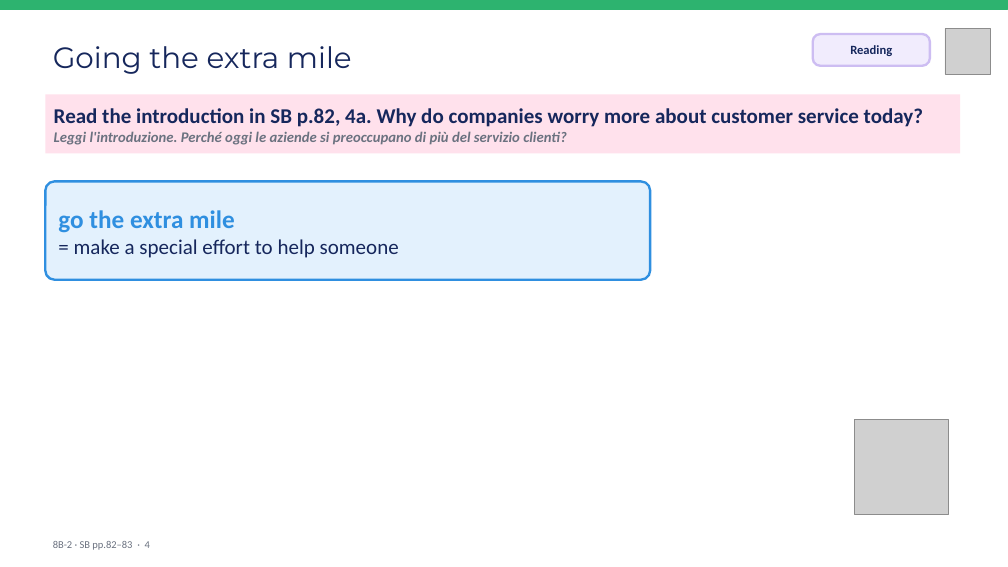
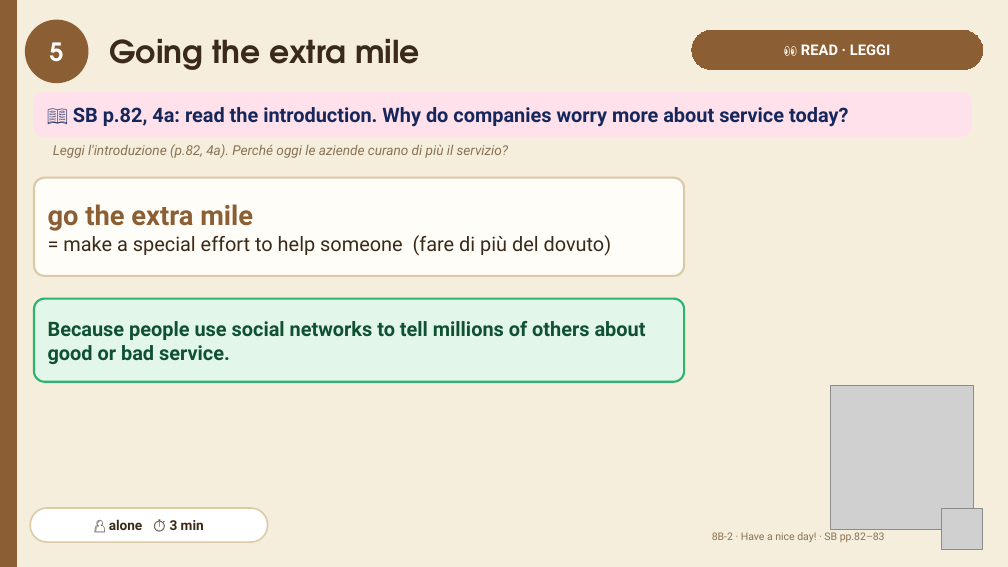
Before and after one commit to londonlanguageschool/Bagheria-, a slide deck: slide 5 of materials/B1/B1_8B-2_Have_a_nice_day.pptx (slide 4 before the commit). Drawn at 1008x567 pixels with LibreOffice and Linux fonts; fonts in the diff are those of the drawing; grey boxes stand for pictures. Boxes give left, top, right and bottom in pixels: in the first picture for what was removed or moved away, otherwise in the second. Text is boxed around its words. In the diff, an @@ line names an element or a change of style, - is before the commit and + after.

```diff
--- a/materials/B1/B1_8B-2_Have_a_nice_day.pptx
+++ b/materials/B1/B1_8B-2_Have_a_nice_day.pptx
@@ background #FFFFFF to #F5EEDD @@
@@ rectangle removed at [0,0,1008,9] @@
@@ rectangle added at [0,0,17,567], fill #8B5E34, outline #8B5E34 1 pt @@
@@ ellipse added at [26,21,87,82], fill #8B5E34, outline #8B5E34 3 pt, 24 pt, text #FFFFFF, bold @@
+5
@@ text "Going the extra mile": place and size @@
-text "Going the extra mile" at [53,46,352,74]
+text "Going the extra mile" at [109,39,420,70]
@@ text "Going the extra mile" at [109,39,420,70]: size 28 to 30 pt, font Montserrat to TeX Gyre Adventor, text colour #16275C to #3B2A1A, bold on @@
@@ rounded rectangle added at [692,30,983,70], fill #8B5E34, outline #8B5E34 0.75 pt, 14 pt, text #FFFFFF, bold @@
+👀 READ · LEGGI
@@ rounded rectangle removed at [813,34,930,66] @@
-Reading
@@ rounded rectangle "📖 SB p.82, 4a: read ...": place and size @@
-rounded rectangle "📖 SB p.82, 4a: read ..." at [45,95,960,154]
+rounded rectangle "📖 SB p.82, 4a: read ..." at [34,92,972,136]
@@ rounded rectangle "📖 SB p.82, 4a: read ..." at [34,92,972,136]: rectangle to rounded rectangle; outline none to #FFE1EC 0.75 pt @@
@@ text in rounded rectangle at [73,107,848,127]: text changed; size 20 to 19 pt; font Calibri to Roboto @@
-Read the introduction in SB p.82, 4a. Why do companies worry more about customer service today?
-Leggi l'introduzione. Perché oggi le aziende si preoccupano di più del servizio clienti?
+📖 SB p.82, 4a: read the introduction. Why do companies worry more about service today?
@@ text added at [53,144,509,158], 13 pt, text #8B7355, italic @@
+Leggi l'introduzione (p.82, 4a). Perché oggi le aziende curano di più il servizio?
@@ rounded rectangle "go the extra mile": place and size @@
-rounded rectangle "go the extra mile" at [45,181,650,280]
+rounded rectangle "go the extra mile" at [34,178,684,276]
@@ rounded rectangle "go the extra mile" at [34,178,684,276]: fill #E3F1FD to #FFFDF7; outline #2F8FE0 2.25 pt to #DCC9A6 2 pt; proportions changed @@
@@ text in rounded rectangle at [48,204,253,231]: size 24 to 26 pt, font Calibri to Roboto, text colour #2F8FE0 to #8B5E34 in "go the extra mile" @@
@@ text in rounded rectangle at [63,235,612,256]: text changed; size 20 to 19 pt; font Calibri to Roboto; text colour #16275C to #3B2A1A @@
-= make a special effort to help someone
+= make a special effort to help someone (fare di più del dovuto)
@@ rounded rectangle added at [34,299,684,382], fill #E2F6EA, outline #2DB36F 2 pt, 19 pt, text #0F5132, bold @@
+Because people use social networks to tell millions of others about good or bad service.
@@ picture added at [830,386,974,529] @@
@@ picture removed at [854,420,949,514] @@
@@ rounded rectangle added at [30,508,268,542], fill #FFFFFF, outline #DCC9A6 1.5 pt, 13 pt, text #3B2A1A, bold @@
+👤 alone ⏱ 3 min
@@ picture: place and size @@
-picture at [945,29,991,74]
+picture at [941,508,983,550]
@@ text at [712,532,885,542]: text changed; font Calibri to Roboto; text colour #6B7280 to #8B7355 @@
-8B-2 · SB pp.82–83 · 4
+8B-2 · Have a nice day! · SB pp.82–83
```
Also in this commit, not shown: 9 other slides changed, 7 slides added, 9 slides removed, 23 other files.
